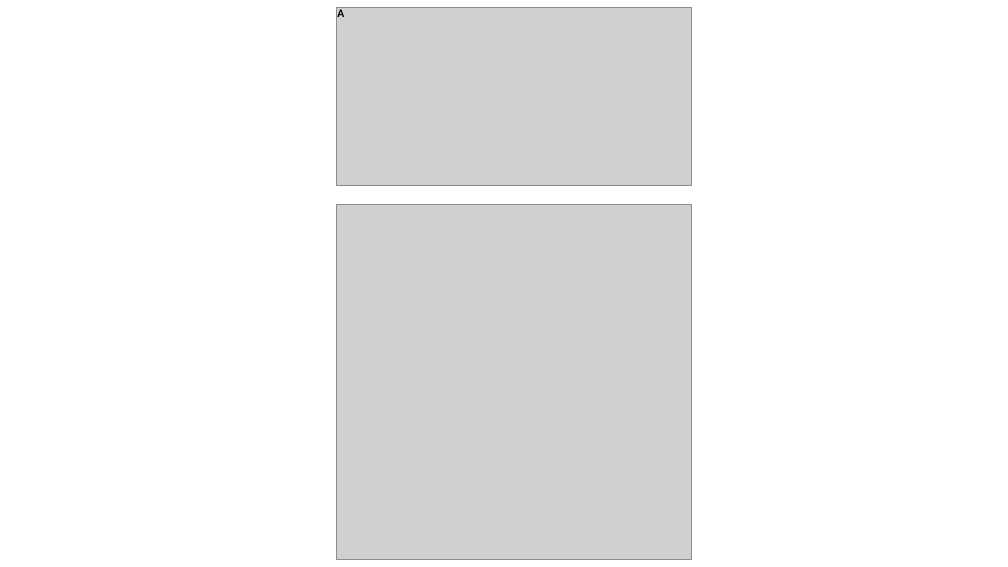
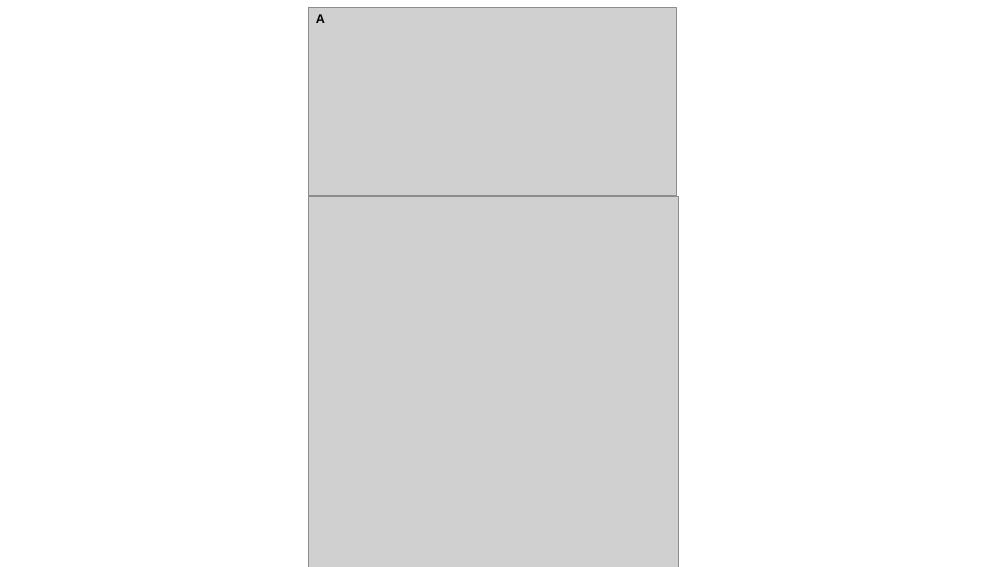
Before and after one commit to gdicecco/mih-vegetation, a slide deck: slide 3 of Figures/mih_paper_figures.pptx. Drawn at 1008x567 pixels with LibreOffice and Linux fonts; fonts in the diff are those of the drawing; grey boxes stand for pictures. Boxes give left, top, right and bottom in pixels: in the first picture for what was removed or moved away, otherwise in the second. Text is boxed around its words. In the diff, an @@ line names an element or a change of style, - is before the commit and + after.

```diff
--- a/Figures/mih_paper_figures.pptx
+++ b/Figures/mih_paper_figures.pptx
@@ text "A": place and size @@
-text "A" at (337, 9, 344, 17)
+text "A" at (316, 14, 325, 23)
@@ text "A" at (316, 14, 325, 23): size 11 to 12 pt, font Calibri to Arial @@
@@ picture: place and size @@
-picture at (337, 7, 693, 185)
+picture at (309, 8, 676, 195)
@@ picture: place and size @@
-picture at (337, 205, 692, 560)
+picture at (309, 197, 678, 567)
```
Also in this commit, not shown: 10 other files.
